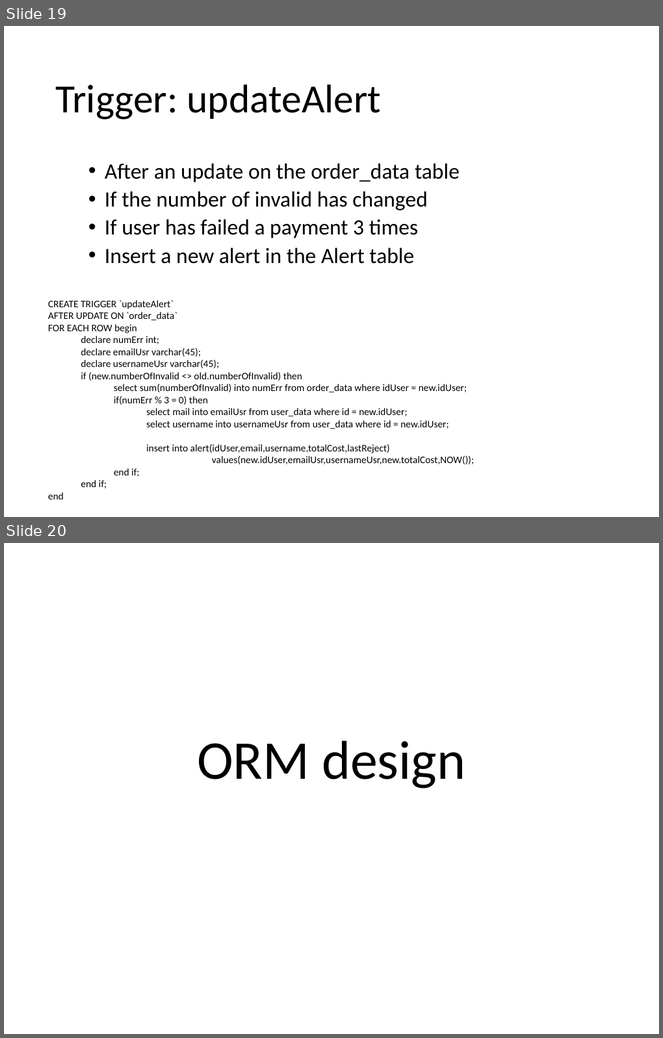
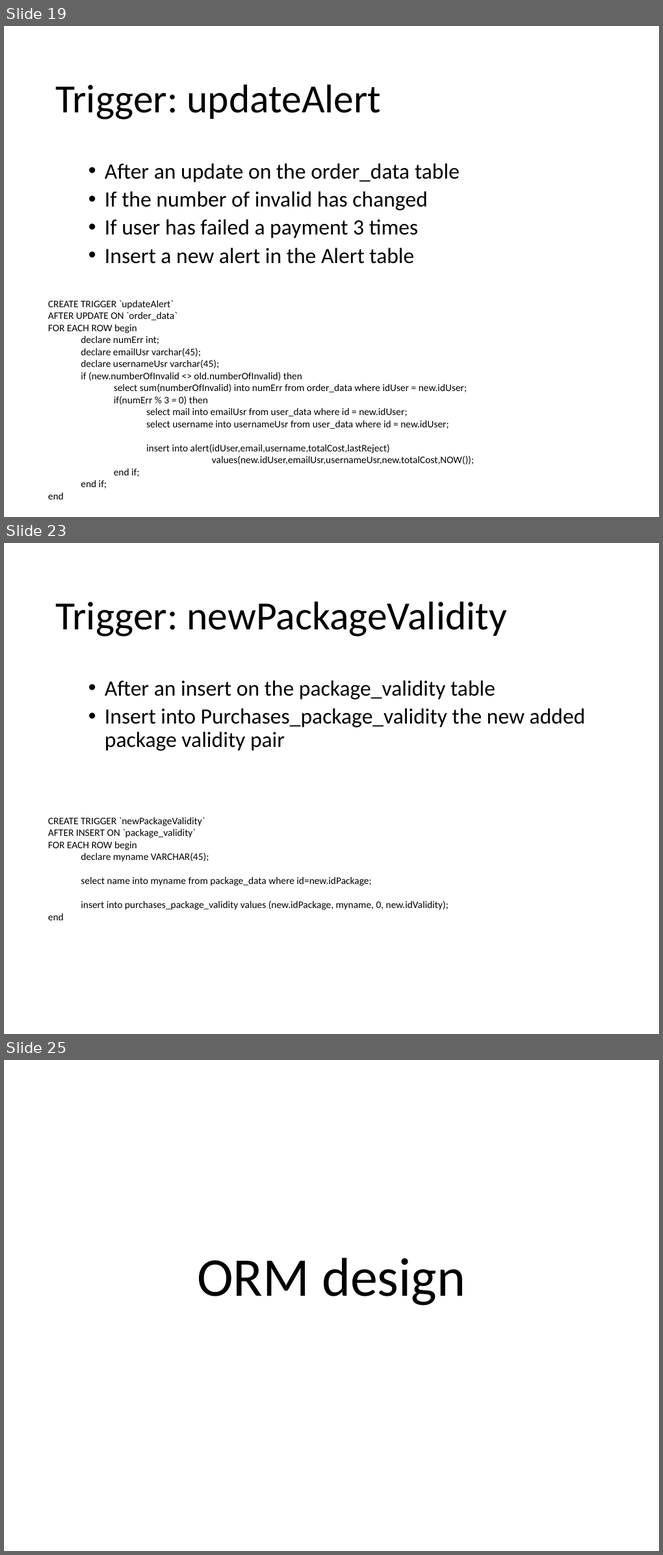
Before and after one commit to CanaliDavide/ProjectBD2-CanaliCordioli, a slide deck: TemplateProjectDocumentation.pptx. Shown one above the other, each under a label of ours: slides 19 and 20 before the commit, slides 19, 23 and 25 after it; the slides between them are not shown. The pictures are 663x1038 and 663x1555 pixels, drawn with LibreOffice and Linux fonts; fonts in the diff are those of the drawing. Boxes give left, top, right and bottom in pixels: in the first picture for what was removed or moved away, otherwise in the second. Text is boxed around its words. In the diff, an @@ line names an element or a change of style, - is before the commit and + after.

Commit message:
all trigger

```diff
--- a/TemplateProjectDocumentation.pptx
+++ b/TemplateProjectDocumentation.pptx
@@ slide 23 added at bbox=[4, 543, 659, 1034], background #FFFFFF @@
@@ title added at bbox=[55, 601, 507, 637], 44 pt, text #000000 @@
+Trigger: newPackageValidity
@@ text added at bbox=[105, 680, 586, 751], 24 pt, text #000000 @@
+  • After an insert on the package_validity table
+  • Insert into Purchases_package_validity the new added package validity pair
@@ text added at bbox=[48, 817, 449, 910], 11 pt, text #000000 @@
+CREATE TRIGGER `newPackageValidity`
+AFTER INSERT ON `package_validity`
+FOR EACH ROW begin
+  declare myname VARCHAR(45);
+  select name into myname from package_data where id=new.idPackage;
+  insert into purchases_package_validity values (new.idPackage, myname, 0, new.idValidity);
+end
@@ what was slide 20 is now slide 25 @@
```
Also in this commit, not shown: 4 other slides added.
